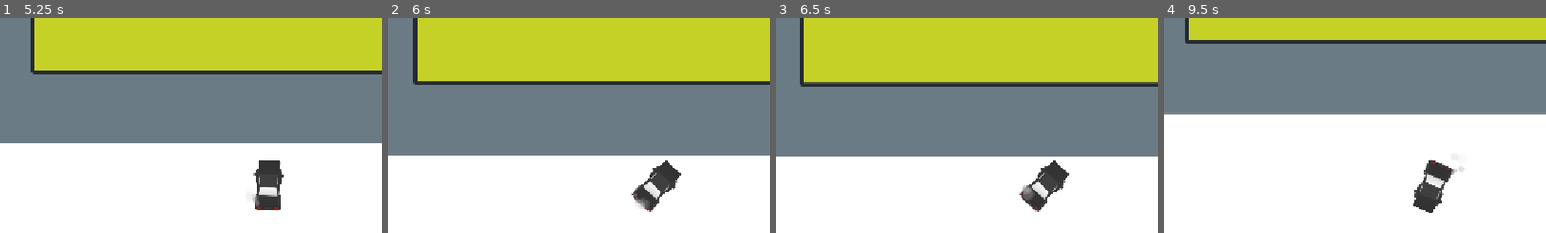
Above: before the commit, frames 1-4 (left to right).
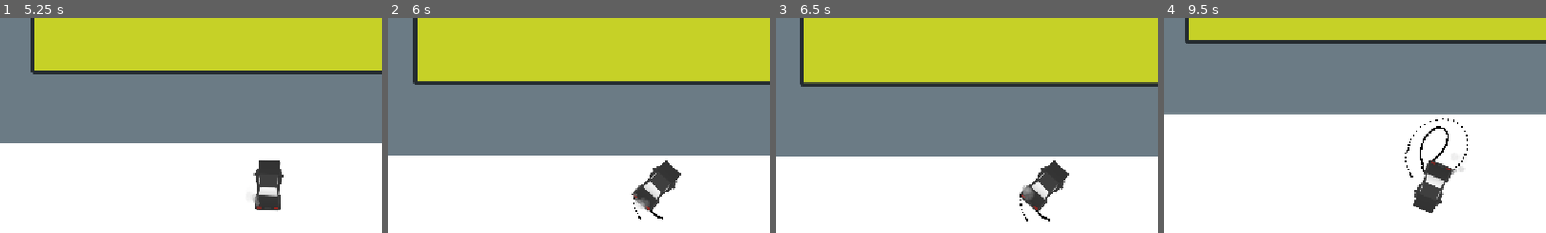
Above: after the commit, the same moments.

Repository: DBorgKiwami/game-jam-2
Game: Godot game, scene res://levels/testlevel.tscn
The game is run twice, just before and just after one commit, with the same random seed, the same clock (stepped at 60 frames per second) and the same inputs. The engine's default icon, where the game draws it, is replaced by a stand-in: a white triangle on a blue panel in a dark square.
Inputs (mouse positions are % of the whole screen's width and height, from its top left):
- Up to frame 1 (5.25 s): click (10, 88) at 0.5 s; click (22, 88) at 1.25 s; click (33, 88) at 2 s; click (45, 88) at 2.75 s; click (56, 88) at 3.5 s; click (68, 88) at 4.25 s; hold Right (turn_right) from 5.03 s (still down); hold Up (gas_pedal) from 5.03 s (still down)
- Up to frame 2 (6 s): release Right (turn_right) at 5.78 s; release Up (gas_pedal) at 5.78 s; hold Space (brakes) from 5.78 s (still down); tap Up (gas_pedal) at 5.85 s
- Up to frame 3 (6.5 s): keep holding Space (brakes)
- Up to frame 4 (9.5 s): tap Enter at 6.5 s; release Space (brakes) at 6.53 s; hold Up (gas_pedal) 6.53-7.28 s; hold Right (turn_right) 6.53-8.03 s; tap Up (gas_pedal) at 7.35, 8.85 s; hold Up (gas_pedal) 8.03-8.78 s; hold Left (turn_left) from 8.03 s (still down)
The pictures show only the part of the screen within x 15-65%, y 11-61%; the shares and areas given below are measured in that part.

Frame 1 is identical in both runs. In frame 2, less than 0.1% of the frame differs, in the area x 64-72%, y 83-94%; in frame 3, less than 0.1%; in frame 4, 0.4%, in the area x 63-80%, y 46-75%.

Commit message:
Tire Track Attempt

Diff:
--- a/player/playercar.tscn
+++ b/player/playercar.tscn
@@ -3,6 +3,7 @@
 [ext_resource type="Script" uid="uid://cqfubgg54yyu5" path="res://player/player.gd" id="1_wwgfg"]
 [ext_resource type="Texture2D" uid="uid://4q1tyunoecpq" path="res://car_long_black_12.png" id="2_outkj"]
 [ext_resource type="Texture2D" uid="uid://c8jc85cs4mntf" path="res://particles/smoke.png" id="3_outkj"]
+[ext_resource type="Texture2D" uid="uid://wu8ay8iah7mp" path="res://particles/square.png" id="4_axjsj"]
 
 [sub_resource type="CircleShape2D" id="CircleShape2D_g4v7s"]
 
@@ -30,6 +31,13 @@
 scale_max = 0.099999994
 scale_curve = SubResource("CurveTexture_outkj")
 color_ramp = SubResource("GradientTexture1D_outkj")
+
+[sub_resource type="ParticleProcessMaterial" id="ParticleProcessMaterial_57qmd"]
+particle_flag_disable_z = true
+gravity = Vector3(0, 0, 0)
+scale_min = 0.01
+scale_max = 0.01
+color = Color(0, 0, 0, 1)
 
 [node name="Car" type="CharacterBody2D" unique_id=2090852087 node_paths=PackedStringArray("sprite", "particleEffectPivotPoint")]
 script = ExtResource("1_wwgfg")
@@ -65,5 +73,19 @@
 texture = ExtResource("3_outkj")
 process_material = SubResource("ParticleProcessMaterial_wwgfg")
 
+[node name="Tire Tracks" type="GPUParticles2D" parent="Particle Effects/Back Left Tire" unique_id=1950799173]
+z_index = 1
+amount = 100
+texture = ExtResource("4_axjsj")
+lifetime = 10.0
+process_material = SubResource("ParticleProcessMaterial_57qmd")
+
 [node name="Back Right Tire" type="Node2D" parent="Particle Effects" unique_id=643377992]
 position = Vector2(33, 60)
+
+[node name="Tire Tracks" type="GPUParticles2D" parent="Particle Effects/Back Right Tire" unique_id=5155197]
+z_index = 1
+amount = 1000
+texture = ExtResource("4_axjsj")
+lifetime = 10.0
+process_material = SubResource("ParticleProcessMaterial_57qmd")
